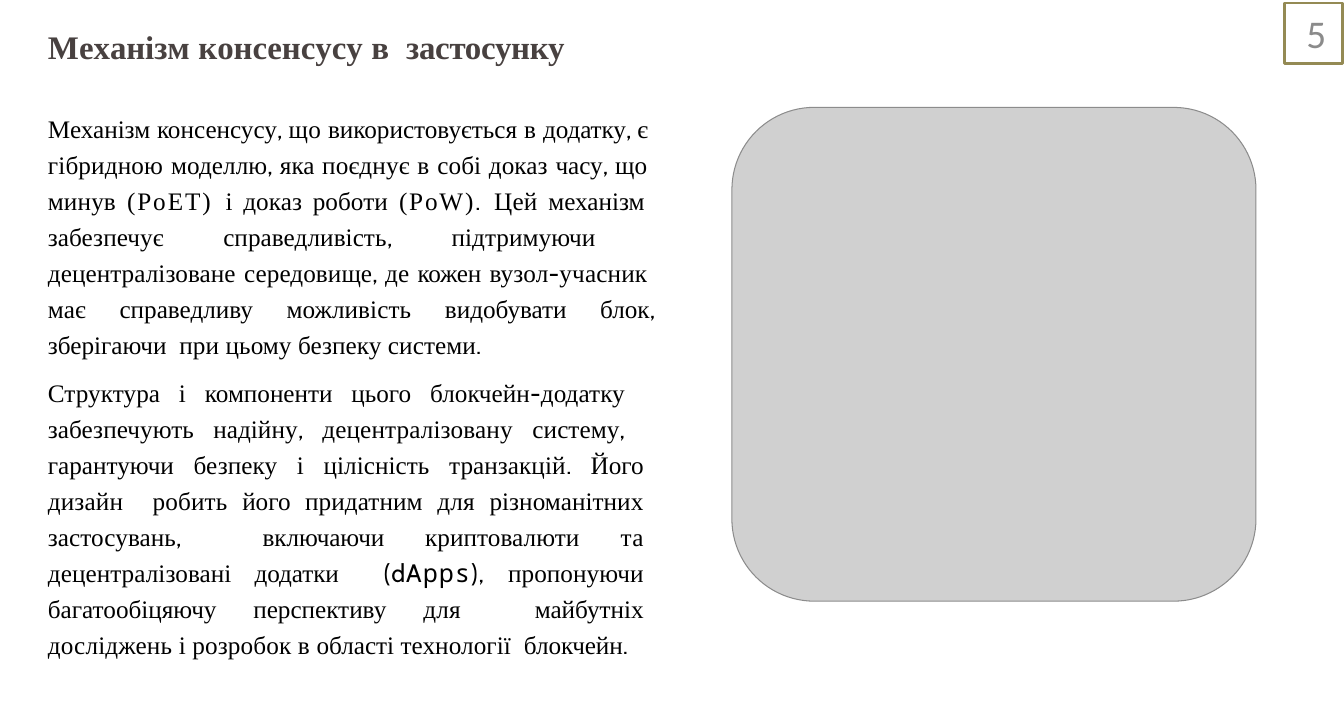
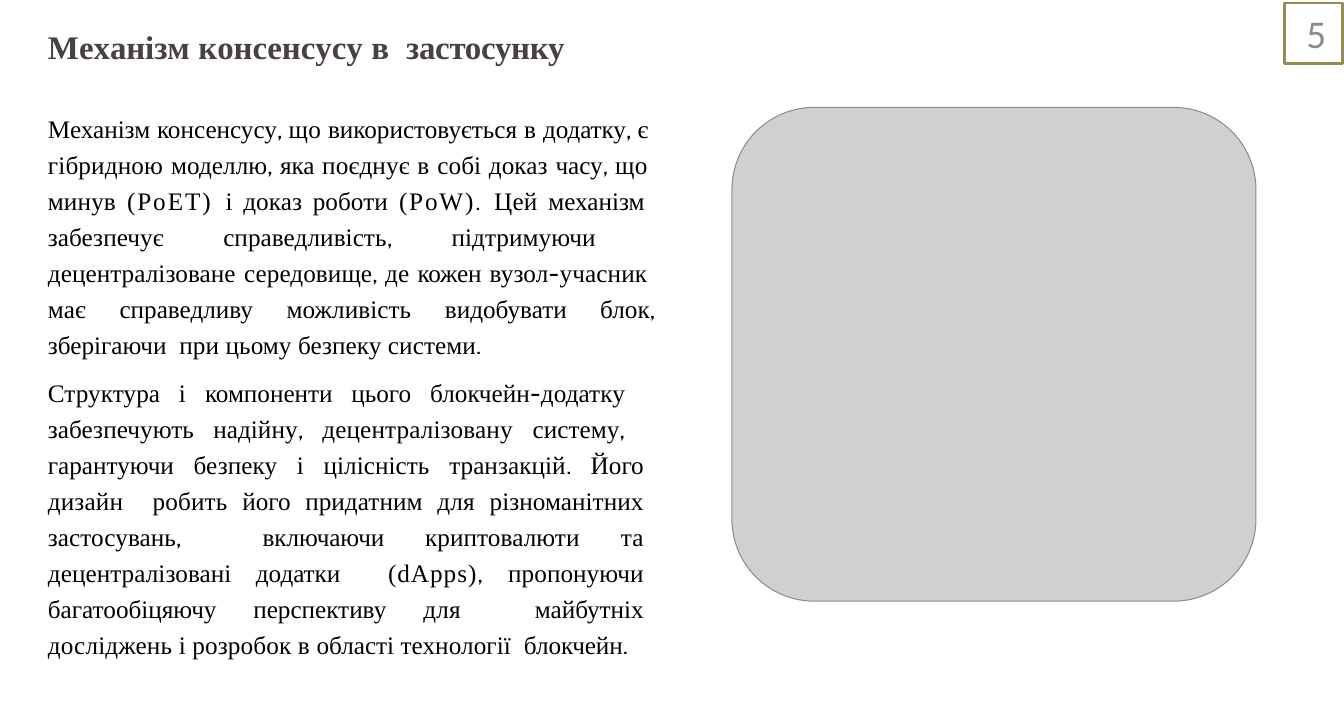
Before and after one commit to Sunr1s/BlockChain, a slide deck: slide 5 of blokchejn-platforma-dlya-avtomatizovanoyi-platizhnoyi-sistemi-zahist-zvitu-z-tehnologichnoyi-praktiki-2023-5-30-16-16-39.pptx. Drawn at 1344x707 pixels with LibreOffice and Linux fonts; fonts in the diff are those of the drawing; grey boxes stand for pictures. Boxes give left, top, right and bottom in pixels: in the first picture for what was removed or moved away, otherwise in the second. Text is boxed around its words. In the diff, an @@ line names an element or a change of style, - is before the commit and + after.

```diff
--- a/blokchejn-platforma-dlya-avtomatizovanoyi-platizhnoyi-sistemi-zahist-zvitu-z-tehnologichnoyi-praktiki-2023-5-30-16-16-39.pptx
+++ b/blokchejn-platforma-dlya-avtomatizovanoyi-platizhnoyi-sistemi-zahist-zvitu-z-tehnologichnoyi-praktiki-2023-5-30-16-16-39.pptx
@@ text at (x1=48, y1=384, x2=644, y2=660): font Cabin to Times New Roman, font Noto Sans Mono to Times New Roman in "(dApps)," @@
```
Also in this commit, not shown: 1 other slide changed, 10 other files.
